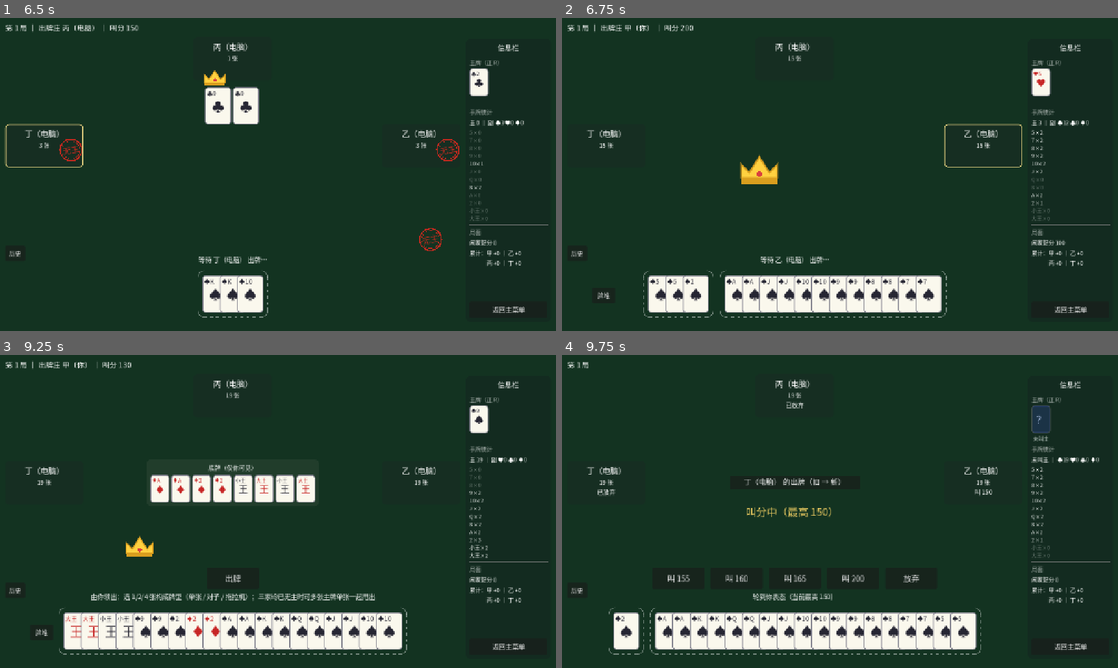
Above: before the commit, frames 1-4 (two rows, left to right).
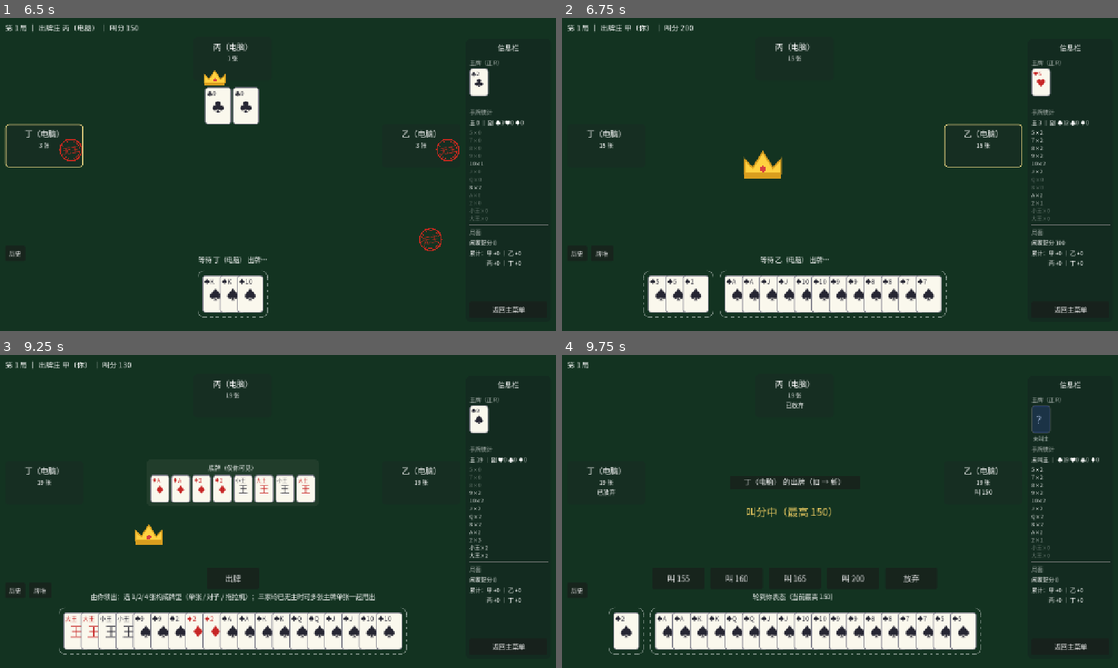
Above: after the commit, the same moments.

Repository: longy1/three-beat-one
Game: Godot game, scene res://scene/main_menu.tscn
Two runs of this game, one before a commit and one after it. Both use one fixed random seed, a clock stepped at 60 frames per second and the inputs below.
Inputs:
- Up to frame 1 (6.5 s): click "开始对局（1 人对 3 电脑）" at 0.5 s; click "叫 135" at 1.25 s; click "返回主菜单" at 2 s; click "开始对局（1 人对 3 电脑）" at 2.75 s; click "叫 140" at 3.5 s; click "历史" at 4.25 s; click "返回主菜单" at 5 s; click "规则引擎自检" at 5.75 s
- Up to frame 2 (6.75 s): click "返回主菜单" at 6.5 s
- Up to frame 3 (9.25 s): click "规则引擎自检" at 7.25 s; click "历史" at 8 s; click "返回主菜单" at 8.75 s
- Up to frame 4 (9.75 s): click "出牌" at 9.5 s

Frame 1 is identical in both runs. In frame 2, 0.6% of the frame differs, in the area x 6-40%, y 42-90%; in frame 3, 0.5%; in frame 4, nothing differs.

Commit message:
ui: 人类位皇冠移到手牌上方按钮行(0.108,0.749)、牌堆按钮移到「历史」右侧——不再遮挡手牌与底牌堆查看

Diff:
--- a/script/crown_animator.gd
+++ b/script/crown_animator.gd
@@ -2,10 +2,10 @@
 extends RefCounted
 ## 皇冠庄家标记动画（自 game_table.gd 拆出）：从主牌桌正中央 ×4 出现，
 ## TRANS_CUBIC EASE_OUT 1s 一边缩小一边减速，飞至出牌庄家名字首字之前停驻，
-## 高度与名字字号一致；人类 0 号位无面板，落左下固定位置（不随牌变动）。
+## 高度与名字字号一致；人类 0 号位无面板，落手牌上方按钮行（历史/牌堆按钮右侧，不随牌变动）。
 
 
-const CROWN_HUMAN_TARGET := Vector2(0.075, 0.833)  ## 相对窗口比例（手牌左侧）
+const CROWN_HUMAN_TARGET := Vector2(0.108, 0.749)  ## 相对窗口比例：手牌上方按钮行、牌堆按钮右侧（不遮挡手牌，2026-11-17 调整）
 const CROWN_SIZE := Vector2(24, 18)  ## 高度 = NameLabel 字号（18）
 const FLY_DURATION := 1.0
 
--- a/script/pile_viewer.gd
+++ b/script/pile_viewer.gd
@@ -11,7 +11,7 @@
 
 var hide_timer: Timer
 var history_chip: Button        ## 人类玩家出牌历史入口（左下，始终显示）
-var bottom_button: Button       ## 庄家是自己时的「牌堆」入口（皇冠下方，悬停看底牌）
+var bottom_button: Button       ## 庄家是自己时的「牌堆」入口（「历史」右侧，悬停看底牌）
 var history_popup: PanelContainer
 var bottom_popup: PanelContainer
 var showing_seat := -1          ## 历史弹层当前展示的座位（-1 = 未展示；悬停期间历史增长时就地刷新用）
@@ -34,16 +34,16 @@
 	history_chip.offset_top = -196
 	history_chip.offset_bottom = -166
 	root.add_child(history_chip)
-	# 庄家是自己时的「牌堆」入口：皇冠下方（左下固定），悬停查看底牌堆
+	# 庄家是自己时的「牌堆」入口：「历史」右侧同一行（2026-11-17 起，原皇冠下方会遮挡手牌）
 	bottom_button = Button.new()
 	bottom_button.text = "牌堆"
 	bottom_button.add_theme_font_size_override("font_size", 14)
 	UiStyle.pad_button(bottom_button)
 	bottom_button.set_anchors_preset(Control.PRESET_BOTTOM_LEFT)
-	bottom_button.offset_left = 70
-	bottom_button.offset_right = 122
-	bottom_button.offset_top = -100
-	bottom_button.offset_bottom = -70
+	bottom_button.offset_left = 66
+	bottom_button.offset_right = 118
+	bottom_button.offset_top = -196
+	bottom_button.offset_bottom = -166
 	bottom_button.visible = false
 	root.add_child(bottom_button)
 	history_popup = _build_popup(root, "PilePopup")
--- a/static/ui-mockup.svg
+++ b/static/ui-mockup.svg
@@ -86,9 +86,16 @@
   <rect x="548" y="466" width="120" height="44" rx="6" fill="#1c3a2a" stroke="#3a5c48"/>
   <text x="608" y="493" font-size="17" fill="#d8e5dd" text-anchor="middle">放弃</text>
   <text x="380" y="494" font-size="12" fill="#5a7a68" text-anchor="end">提示行 →</text>
-  <!-- 牌堆按钮 -->
-  <rect x="12" y="514" width="46" height="30" rx="6" fill="#1c3a2a" stroke="#3a5c48"/>
-  <text x="35" y="534" font-size="13" fill="#d8e5dd" text-anchor="middle">牌堆</text>
+  <!-- 历史 + 牌堆按钮（同一行；牌堆仅庄家是自己且进入出牌阶段显示） -->
+  <rect x="12" y="524" width="46" height="30" rx="6" fill="#1c3a2a" stroke="#3a5c48"/>
+  <text x="35" y="544" font-size="13" fill="#d8e5dd" text-anchor="middle">历史</text>
+  <rect x="66" y="524" width="52" height="30" rx="6" fill="#1c3a2a" stroke="#3a5c48"/>
+  <text x="92" y="544" font-size="13" fill="#d8e5dd" text-anchor="middle">牌堆</text>
+  <!-- 人类位皇冠落点：按钮行右端（138,539），不遮挡手牌 -->
+  <g transform="translate(126,530)">
+    <path d="M 0 17 L 0 7 L 7 12 L 15 0 L 23 12 L 30 7 L 30 17 Z" fill="#ffd140" stroke="#d9a10e"/>
+    <rect x="0" y="17" width="30" height="5" fill="#d9a10e"/>
+  </g>
   <!-- 人类位【无主】印章：手牌区右上方固定槽位（958,488） -->
   <g transform="translate(958,488) rotate(-12)">
     <circle cx="21" cy="21" r="21" fill="none" stroke="#d42a1f" stroke-width="2.5" opacity="0.9"/>
Not shown, changed: AGENTS.md
